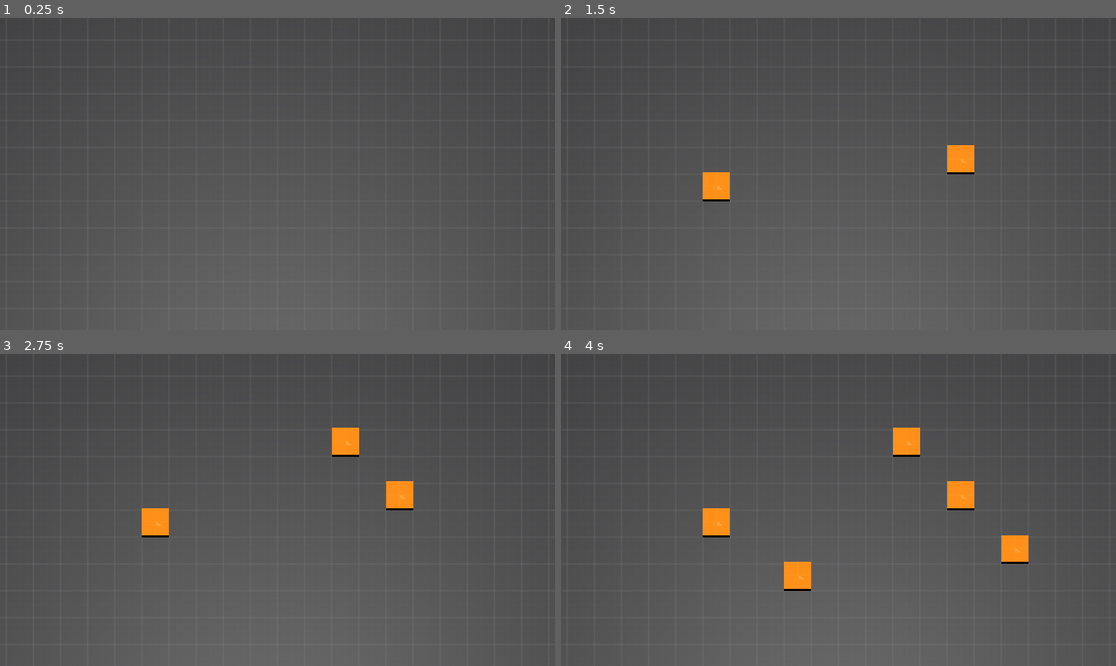
Above: before the commit, frames 1-4 (two rows, left to right).
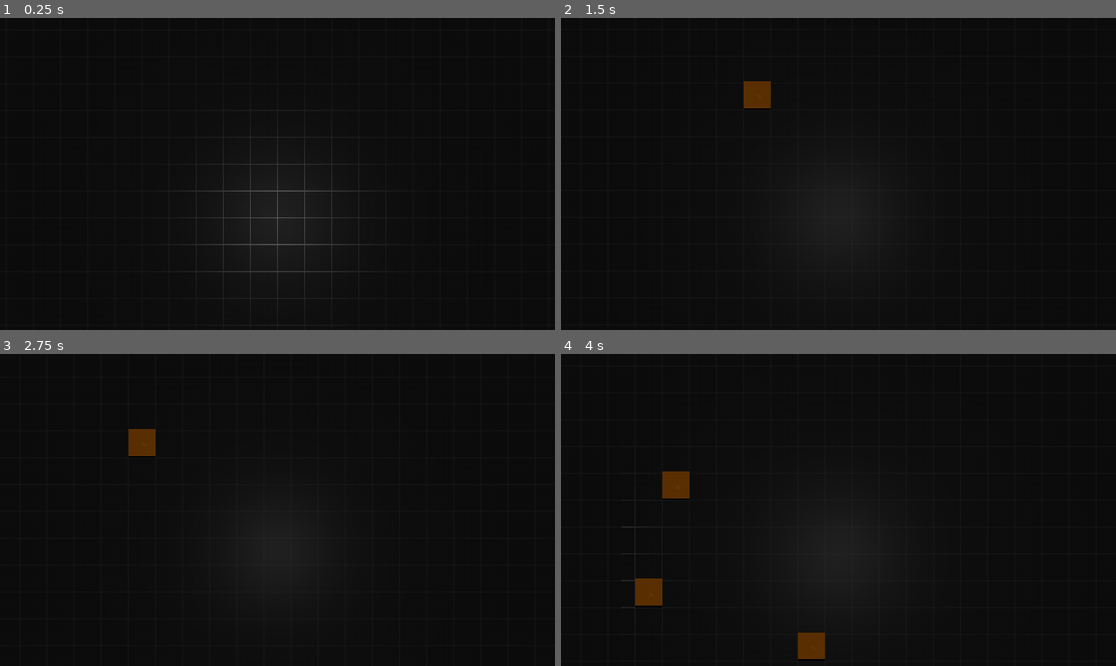
Above: after the commit, the same moments.

Repository: jorie100/Lander
Game: Godot game, scene res://scenes/DebugScene.tscn
Same seed, same stepped clock (60 frames per second), same inputs: the game is played once before the commit and once after it.
Inputs (mouse positions are in pixels of both pictures, inside the frame that each line leads up to):
- Up to frame 1 (0.25 s): no input
- Up to frame 2 (1.5 s): tap Enter at 0.5 s; move the mouse to (960, 158) at 0.52 s; press the mouse at (960, 158) at 0.53 s; hold D (right, bound only after the commit) 0.53-1.28 s; right-click (960, 158) at 0.8 s; move the mouse to (727, 189) at 1.27 s; release the mouse at (727, 189) at 1.28 s; hold S (down, bound only after the commit) from 1.28 s (still down); right-click (727, 189) at 1.35 s
- Up to frame 3 (2.75 s): click (166, 525) at 1.55 s; move the mouse to (333, 441) at 2.02 s; release S (down, bound only after the commit) at 2.03 s; press the mouse at (333, 441) at 2.03 s; hold D (right, bound only after the commit) from 2.03 s (still down); right-click (333, 441) at 2.3 s
- Up to frame 4 (4 s): move the mouse to (810, 572) at 2.77 s; release D (right, bound only after the commit) at 2.78 s; release the mouse at (810, 572) at 2.78 s; hold W (up, bound only after the commit) 2.78-3.53 s; right-click (810, 572) at 2.85 s; click (810, 572) at 3.05 s; move the mouse to (1005, 556) at 3.52 s; press the mouse at (1005, 556) at 3.53 s; hold A (left, bound only after the commit) from 3.53 s (still down); right-click (1005, 556) at 3.8 s

The runs differ from the first frame. In frame 1, 100% of the frame differs, in the area x 0-100%, y 0-100%; in frame 2, 100%; in frame 3, 100%; in frame 4, 100%.

Commit message:
Added grid shader

Diff:
--- /dev/null
+++ b/assets/materials/grid.tres
@@ -0,0 +1,11 @@
+[gd_resource type="ShaderMaterial" load_steps=2 format=3 uid="uid://crlcoyef7sp5q"]
+
+[ext_resource type="Shader" path="res://scripts/shaders/grid.gdshader" id="1_u8wvk"]
+
+[resource]
+render_priority = 0
+shader = ExtResource("1_u8wvk")
+shader_parameter/line_width = 0.04
+shader_parameter/grid_size = 1.0
+shader_parameter/line_color = Color(1, 1, 1, 1)
+shader_parameter/fill_color = Color(0, 0, 0, 1)
--- /dev/null
+++ b/assets/materials/prototype_materials/dark_floor.tres
@@ -0,0 +1,11 @@
+[gd_resource type="StandardMaterial3D" load_steps=2 format=3 uid="uid://bwvwtr6vftt3u"]
+
+[ext_resource type="Texture2D" uid="uid://bqoaf3dt20r78" path="res://assets/materials/prototype_materials/textures/dark/texture_01.png" id="1_84lxf"]
+
+[resource]
+albedo_texture = ExtResource("1_84lxf")
+metallic_specular = 0.21
+roughness = 0.36
+uv1_scale = Vector3(0.5, 0.5, 0.5)
+uv1_triplanar = true
+uv1_world_triplanar = true
--- /dev/null
+++ b/assets/materials/prototype_materials/light_floor.tres
@@ -0,0 +1,7 @@
+[gd_resource type="StandardMaterial3D" load_steps=2 format=3 uid="uid://df7lydpauw8nu"]
+
+[ext_resource type="Texture2D" uid="uid://vm1vfynm02k0" path="res://assets/materials/prototype_materials/textures/light/texture_13.png" id="1_ed7bm"]
+
+[resource]
+albedo_texture = ExtResource("1_ed7bm")
+uv1_triplanar = true
--- /dev/null
+++ b/assets/materials/prototype_materials/orange_walls.tres
@@ -0,0 +1,7 @@
+[gd_resource type="StandardMaterial3D" load_steps=2 format=3 uid="uid://b4w82jxh5bchq"]
+
+[ext_resource type="Texture2D" uid="uid://i016f7cusulo" path="res://assets/materials/prototype_materials/textures/orange/texture_01.png" id="1_iosu7"]
+
+[resource]
+albedo_texture = ExtResource("1_iosu7")
+uv1_triplanar = true
--- a/assets/prototype_materials/dark_floor.tres
+++ /dev/null
@@ -1,11 +0,0 @@
-[gd_resource type="StandardMaterial3D" load_steps=2 format=3 uid="uid://bwvwtr6vftt3u"]
-
-[ext_resource type="Texture2D" uid="uid://bqoaf3dt20r78" path="res://assets/3d/materials/prototype/textures/dark/texture_01.png" id="1_84lxf"]
-
-[resource]
-albedo_texture = ExtResource("1_84lxf")
-metallic_specular = 0.21
-roughness = 0.36
-uv1_scale = Vector3(0.5, 0.5, 0.5)
-uv1_triplanar = true
-uv1_world_triplanar = true
--- a/assets/prototype_materials/light_floor.tres
+++ /dev/null
@@ -1,7 +0,0 @@
-[gd_resource type="StandardMaterial3D" load_steps=2 format=3 uid="uid://df7lydpauw8nu"]
-
-[ext_resource type="Texture2D" uid="uid://vm1vfynm02k0" path="res://assets/3d/materials/prototype/textures/light/texture_13.png" id="1_ed7bm"]
-
-[resource]
-albedo_texture = ExtResource("1_ed7bm")
-uv1_triplanar = true
--- a/assets/prototype_materials/orange_walls.tres
+++ /dev/null
@@ -1,7 +0,0 @@
-[gd_resource type="StandardMaterial3D" load_steps=2 format=3 uid="uid://b4w82jxh5bchq"]
-
-[ext_resource type="Texture2D" uid="uid://i016f7cusulo" path="res://assets/3d/materials/prototype/textures/orange/texture_01.png" id="1_iosu7"]
-
-[resource]
-albedo_texture = ExtResource("1_iosu7")
-uv1_triplanar = true
--- a/project.godot
+++ b/project.godot
@@ -32,3 +32,35 @@
 "events": [Object(InputEventMouseButton,"resource_local_to_scene":false,"resource_name":"","device":-1,"window_id":0,"a …(258 unchanged characters)…
 ]
 }
+destroy={
+"deadzone": 0.5,
+"events": [Object(InputEventMouseButton,"resource_local_to_scene":false,"resource_name":"","device":-1,"window_id":0,"alt_pressed":false,"shift_pressed":false,"ctrl_pressed":false,"meta_pressed":false,"button_mask":2,"position":Vector2(249, 15),"global_position":Vector2(253, 56),"factor":1.0,"button_index":2,"canceled":false,"pressed":true,"double_click":false,"script":null)
+]
+}
+up={
+"deadzone": 0.5,
+"events": [Object(InputEventKey,"resource_local_to_scene":false,"resource_name":"","device":-1,"window_id":0,"alt_pressed":false,"shift_pressed":false,"ctrl_pressed":false,"meta_pressed":false,"pressed":false,"keycode":0,"physical_keycode":87,"key_label":0,"unicode":119,"echo":false,"script":null)
+]
+}
+down={
+"deadzone": 0.5,
+"events": [Object(InputEventKey,"resource_local_to_scene":false,"resource_name":"","device":-1,"window_id":0,"alt_pressed":false,"shift_pressed":false,"ctrl_pressed":false,"meta_pressed":false,"pressed":false,"keycode":0,"physical_keycode":83,"key_label":0,"unicode":115,"echo":false,"script":null)
+]
+}
+left={
+"deadzone": 0.5,
+"events": [Object(InputEventKey,"resource_local_to_scene":false,"resource_name":"","device":-1,"window_id":0,"alt_pressed":false,"shift_pressed":false,"ctrl_pressed":false,"meta_pressed":false,"pressed":false,"keycode":0,"physical_keycode":65,"key_label":0,"unicode":97,"echo":false,"script":null)
+]
+}
+right={
+"deadzone": 0.5,
+"events": [Object(InputEventKey,"resource_local_to_scene":false,"resource_name":"","device":-1,"window_id":0,"alt_pressed":false,"shift_pressed":false,"ctrl_pressed":false,"meta_pressed":false,"pressed":false,"keycode":0,"physical_keycode":68,"key_label":0,"unicode":100,"echo":false,"script":null)
+]
+}
+
+[layer_names]
+
+3d_physics/layer_1="floor"
+3d_physics/layer_2="world"
+3d_physics/layer_3="structures"
+3d_physics/layer_4="hitboxes"
--- a/scenes/DebugScene.tscn
+++ b/scenes/DebugScene.tscn
@@ -1,10 +1,11 @@
-[gd_scene load_steps=9 format=3 uid="uid://dsfwb1tquup73"]
+[gd_scene load_steps=12 format=3 uid="uid://dsfwb1tquup73"]
 
 [ext_resource type="PackedScene" uid="uid://cnijw8yrtcfhf" path="res://scenes/procedural/ProceduralPlane.tscn" id="1_16ih5"]
 [ext_resource type="PackedScene" uid="uid://dsfky4jfe0wdy" path="res://scenes/world/WorldGenerator.tscn" id="1_858cd"]
 [ext_resource type="Script" path="res://scripts/world/world_settings.gd" id="2_fuvli"]
-[ext_resource type="Material" uid="uid://bwvwtr6vftt3u" path="res://assets/prototype_materials/dark_floor.tres" id="2_rfy2p"]
+[ext_resource type="Material" uid="uid://bwvwtr6vftt3u" path="res://assets/materials/prototype_materials/dark_floor.tres" id="2_rfy2p"]
 [ext_resource type="PackedScene" uid="uid://xq7h4o4vqbxv" path="res://scenes/player/MainCamera.tscn" id="4_gwgv0"]
+[ext_resource type="Shader" path="res://scripts/shaders/grid.gdshader" id="6_umnnq"]
 
 [sub_resource type="Resource" id="Resource_eckp6"]
 script = ExtResource("2_fuvli")
@@ -13,9 +14,9 @@
 floor_height = 0
 spawn_size = 18
 
-[sub_resource type="ArrayMesh" id="ArrayMesh_4e04l"]
+[sub_resource type="ArrayMesh" id="ArrayMesh_dqtvd"]
 _surfaces = [{
-"aabb": AABB(-113, 0, -18, 226, 1e-05, 36),
+"aabb": AABB(-8, 0, -8, 16, 1e-05, 16),
 "format": 34359742471,
 "index_count": 6,
 "index_data": PackedByteArray(0, 0, 1, 0, 2, 0, 0, 0, 2, 0, 3, 0),
@@ -23,11 +24,26 @@
 "primitive": 3,
 "uv_scale": Vector4(0, 0, 0, 0),
 "vertex_count": 4,
-"vertex_data": PackedByteArray(0, 0, 226, 194, 0, 0, 0, 0, 0, 0, 144, 193, 0, 0, 226, 66, 0, 0, 0, 0, 0, 0, 144, 193, 0, 0, 226, 66, 0, 0, 0, 0, 0, 0, 144, 65, 0, 0, 226, 194, 0, 0, 0, 0, 0, 0, 144, 65, 255, 127, 255, 255, 0, 0, 0, 128,  …(101 unchanged characters)…
+"vertex_data": PackedByteArray(0, 0, 0, 193, 0, 0, 0, 0, 0, 0, 0, 193, 0, 0, 0, 65, 0, 0, 0, 0, 0, 0, 0, 193, 0, 0, 0, 65, 0, 0, 0, 0, 0, 0, 0, 65, 0, 0, 0, 193, 0, 0, 0, 0, 0, 0, 0, 65, 255, 127, 255, 255, 0, 0, 0, 128,  …(101 unchanged characters)…
 }]
 
-[sub_resource type="ConcavePolygonShape3D" id="ConcavePolygonShape3D_x5yf0"]
-data = PackedVector3Array(-113, 0, -18, 113, 0, -18, 113, 0, 18, -113, 0, -18, 113, 0, 18, -113, 0, 18)
+[sub_resource type="ConcavePolygonShape3D" id="ConcavePolygonShape3D_v2t5b"]
+data = PackedVector3Array(-8, 0, -8, 8, 0, -8, 8, 0, 8, -8, 0, -8, 8, 0, 8, -8, 0, 8)
+
+[sub_resource type="QuadMesh" id="QuadMesh_i8s0v"]
+size = Vector2(16, 16)
+
+[sub_resource type="ShaderMaterial" id="ShaderMaterial_tpyok"]
+render_priority = 0
+shader = ExtResource("6_umnnq")
+shader_parameter/line_width = 0.04
+shader_parameter/grid_size = 1.0
+shader_parameter/line_color = Color(1, 1, 1, 1)
+shader_parameter/fill_color = Color(0, 0, 0, 0)
+shader_parameter/falloff_radius = -10.8
+shader_parameter/falloff_gradient = 16.62
+shader_parameter/center = Vector3(0, 0, 0)
+shader_parameter/emission_intensity = 15.065
 
 [node name="DebugScene" type="Node"]
 
@@ -35,22 +51,29 @@
 world_settings = SubResource("Resource_eckp6")
 
 [node name="PlaneMesh" parent="." instance=ExtResource("1_16ih5")]
-mesh = SubResource("ArrayMesh_4e04l")
+mesh = SubResource("ArrayMesh_dqtvd")
 material = ExtResource("2_rfy2p")
-width = 226
-height = 36
 
-[node name="PlaneMesh_col" type="StaticBody3D" parent="PlaneMesh"]
+[node name="PlaneMesh_col2" type="StaticBody3D" parent="PlaneMesh"]
+collision_mask = 0
 
-[node name="CollisionShape3D" type="CollisionShape3D" parent="PlaneMesh/PlaneMesh_col"]
-shape = SubResource("ConcavePolygonShape3D_x5yf0")
+[node name="CollisionShape3D" type="CollisionShape3D" parent="PlaneMesh/PlaneMesh_col2"]
+shape = SubResource("ConcavePolygonShape3D_v2t5b")
 
 [node name="MainCamera" parent="." instance=ExtResource("4_gwgv0")]
-transform = Transform3D(1, 0, 0, 0, 0.14629, 0.989242, 0, -0.989242, 0.14629, 0, 60.9335, 3)
-size = 11.5
+transform = Transform3D(1, 0, 0, 0, 0.14629, 0.989242, 0, -0.989242, 0.14629, 0, 11.064, 0)
+current = true
+
+[node name="Grid" type="MeshInstance3D" parent="MainCamera"]
+transform = Transform3D(1, 0, 0, 0, 0.989241, 0.14629, 0, -0.14629, 0.989241, 0, -1.61569, -10.9256)
+mesh = SubResource("QuadMesh_i8s0v")
+skeleton = NodePath("../..")
+surface_material_override/0 = SubResource("ShaderMaterial_tpyok")
 
 [node name="DirectionalLight3D" type="DirectionalLight3D" parent="."]
 transform = Transform3D(-4.37114e-08, 1, 4.23516e-22, -1.31134e-07, -5.73206e-15, 1, 1, 4.37114e-08, 1.31134e-07, 0, -1.81285, 0)
+light_energy = 0.1
 
 [connection signal="world_generated" from="WorldGenerator" to="PlaneMesh" method="_on_world_generator_world_generated"]
 [connection signal="builded" from="MainCamera" to="WorldGenerator" method="_on_main_camera_builded"]
+[connection signal="destroyed" from="MainCamera" to="WorldGenerator" method="_on_main_camera_destroyed"]
--- a/scenes/player/MainCamera.tscn
+++ b/scenes/player/MainCamera.tscn
@@ -3,6 +3,8 @@
 [ext_resource type="Script" path="res://scripts/player/main_camera.gd" id="1_trxw6"]
 
 [node name="Camera3D" type="Camera3D"]
-transform = Transform3D(1, 0, 0, 0, 0.707107, 0.707107, 0, -0.707107, 0.707107, 0, 5, 3)
+transform = Transform3D(1, 0, 0, 0, 0.146083, 0.989272, 0, -0.989272, 0.146083, 0, 0, 0)
+cull_mask = 1
 projection = 1
+size = 11.5
 script = ExtResource("1_trxw6")
--- a/scenes/world/world_resource/Cube.tscn
+++ b/scenes/world/world_resource/Cube.tscn
@@ -1,12 +1,20 @@
-[gd_scene load_steps=3 format=3 uid="uid://c761ab1ci644"]
+[gd_scene load_steps=4 format=3 uid="uid://c761ab1ci644"]
 
-[ext_resource type="Material" uid="uid://b4w82jxh5bchq" path="res://assets/prototype_materials/orange_walls.tres" id="1_73awa"]
+[ext_resource type="Material" uid="uid://b4w82jxh5bchq" path="res://assets/materials/prototype_materials/orange_walls.tres" id="1_f2mno"]
 
 [sub_resource type="BoxMesh" id="BoxMesh_n0fsv"]
-material = ExtResource("1_73awa")
+material = ExtResource("1_f2mno")
 
-[node name="Cube" type="Node3D"]
+[sub_resource type="BoxShape3D" id="BoxShape3D_s6cgy"]
+
+[node name="Cube" type="StaticBody3D"]
+collision_layer = 4
+collision_mask = 0
 
 [node name="MeshInstance3D" type="MeshInstance3D" parent="."]
 transform = Transform3D(1, 0, 0, 0, 1, 0, 0, 0, 1, 0.5, 0, 0.5)
 mesh = SubResource("BoxMesh_n0fsv")
+
+[node name="CollisionShape3D" type="CollisionShape3D" parent="."]
+transform = Transform3D(1, 0, 0, 0, 1, 0, 0, 0, 1, 0.5, 0, 0.5)
+shape = SubResource("BoxShape3D_s6cgy")
--- a/scripts/player/main_camera.gd
+++ b/scripts/player/main_camera.gd
@@ -1,19 +1,52 @@
 extends Camera3D
 
 signal builded(build_position: Vector3)
+signal destroyed(destroy_position: Vector3)
+
+# Speed of the camera movement
+var speed = 10.0
 
 func _input(event) -> void:
-	var raycast_result = raycast_from_camera(-1)
-	var mouse_3d_position = raycast_result.get("position")
 
-	if Input.is_action_pressed("build") and mouse_3d_position:
-		var mouse_position_fixed = mouse_3d_position
-		if mouse_position_fixed.x < 0:
-			mouse_position_fixed.x += -1
-		if mouse_position_fixed.z < 0:
-			mouse_position_fixed.z += -1
-		builded.emit(mouse_position_fixed)
+	if Input.is_action_just_pressed("build"):
+		var raycast_result = raycast_from_camera(-1)
+		if raycast_result.get("collider").collision_layer == 1:
+			var mouse_3d_position = raycast_result.get("position")
+			if mouse_3d_position.x < 0:
+				mouse_3d_position.x += -1
+			if mouse_3d_position.z < 0:
+				mouse_3d_position.z += -1
+			builded.emit(mouse_3d_position)
 
+	if Input.is_action_just_pressed("destroy"):
+		var raycast_result = raycast_from_camera(-1)
+		if raycast_result.get("collider").collision_layer == 4:
+			raycast_result.get("collider").queue_free()
+			var mouse_3d_position = raycast_result.get("position")
+			if mouse_3d_position.x < 0:
+				mouse_3d_position.x += -1
+			if mouse_3d_position.z < 0:
+				mouse_3d_position.z += -1
+			destroyed.emit(mouse_3d_position)
+
+func _process(delta):
+	var velocity = Vector3()
+
+	if Input.is_action_pressed('up'):
+		velocity += Vector3(0, 1, 0)
+	if Input.is_action_pressed('down'):
+		velocity += Vector3(0, -1, 0)
+	if Input.is_action_pressed('left'):
+		velocity += Vector3(-1, 0, 0)
+	if Input.is_action_pressed('right'):
+		velocity += Vector3(1, 0, 0)
+
+	# Normalize the velocity to ensure consistent speed in all directions
+	if velocity.length() > 0:
+		velocity = velocity.normalized() * speed
+
+	# Apply the velocity
+	self.translate(velocity * delta)
 
 # Raycast desde la camara distancia 100. Acepta capa collision mask
 # Si capa collider_mask = -1, activa todas las capas
--- a/scripts/procedural/procedural_plane.gd
+++ b/scripts/procedural/procedural_plane.gd
@@ -53,7 +53,7 @@
 	a_mesh.surface_set_material(0, material)  # Material para la segunda cara
 	self.mesh = a_mesh
 
-	# Crear collision y asignar la propiedad "floor"
+	# Crear collision
 	self.create_trimesh_collision()
 
 func _process(_delta):
@@ -64,6 +64,15 @@
 		gen_mesh()
 		update = false
 
+	# Cambiar las capas de colisiones a la asignada para "floor"
+	if self.get_child_count() > 0:
+		if "collision_layer" in self.get_child(0):
+			if self.get_child(0).collision_layer != 1:
+				self.get_child(0).collision_layer = 1
+		if "collision_mask" in self.get_child(0):
+			if self.get_child(0).collision_mask != 0:
+				self.get_child(0).collision_mask = 0
+
 # Funcion para cambiar el tamaño del piso, borrar colisiones previas y generar mesh y colisiones de nuevo
 func update_size(updated_width, updated_height):
 	width = updated_width
@@ -72,6 +81,5 @@
 		child.queue_free()
 	update = true
 
-
 func _on_world_generator_world_generated(world):
 	update_size(world.width,world.height)
--- /dev/null
+++ b/scripts/shaders/grid.gdshader
@@ -0,0 +1,30 @@
+shader_type spatial;
+
+uniform float line_width : hint_range(0.0, 1.0) = 0.04;
+uniform float grid_size : hint_range(0.0, 10.0) = 1.0;
+uniform vec4 line_color : source_color = vec4(1.0, 1.0, 1.0, 1.0);
+uniform vec4 fill_color : source_color = vec4(0.0, 0.0, 0.0, 1.0);
+uniform float falloff_radius = 5.0;
+uniform float falloff_gradient = 1.0;
+uniform vec3 center;
+uniform float emission_intensity = 0.0;
+
+void fragment() {
+    // Calculate world position
+    vec3 world_pos = (INV_VIEW_MATRIX * vec4(VERTEX, 1.0)).xyz;
+
+    // Apply grid effect
+    vec2 grid_pos = mod(world_pos.xz + grid_size * 0.5, grid_size) / grid_size - 0.5;
+    grid_pos = abs(grid_pos) * 2.0;
+    float line = min(step(line_width, grid_pos.x), step(line_width, grid_pos.y));
+
+    // Calculate falloff
+    float distance = length(world_pos.xz + center.xz);
+    float falloff = smoothstep(falloff_radius, falloff_radius + falloff_gradient, distance);
+
+    // Combine with grid effect
+    vec3 color = mix(line_color.rgb, fill_color.rgb, line);
+    ALBEDO = color;
+    ALPHA = mix(line_color.a, fill_color.a, line) * (1.0 - falloff);
+    EMISSION = color * emission_intensity;
+}
--- a/scripts/world/world_generator.gd
+++ b/scripts/world/world_generator.gd
@@ -37,6 +37,9 @@
 
 	world_generated.emit(world_settings)
 
+func is_world_point_solid(x: int, y: int) -> bool:
+	return world_settings.astar_grid.is_point_solid(Vector2i(x, y))
+
 func set_world_point(x: int, y: int, solid: bool) -> void:
 	world_settings.astar_grid.set_point_solid(Vector2i(x,y),solid)
 	world_settings.world_changed.emit(world_settings)
@@ -47,5 +50,12 @@
 	cube.global_position = Vector3(x,world_settings.floor_height,y)
 
 func _on_main_camera_builded(build_position):
-	set_world_point(build_position.x, build_position.z, true)
-	build_world_point(build_position.x, build_position.z)
+	if not is_world_point_solid(build_position.x, build_position.z):
+		set_world_point(build_position.x, build_position.z, true)
+		build_world_point(build_position.x, build_position.z)
+		print("builded!")
+
+func _on_main_camera_destroyed(destroy_position):
+	if is_world_point_solid(destroy_position.x, destroy_position.z):
+		set_world_point(destroy_position.x, destroy_position.z, false)
+		print("destroyed!")
Renamed: assets/prototype_materials/textures/dark/texture_01.png -> assets/materials/prototype_materials/textures/dark/texture_01.png
Not shown, added: assets/materials/prototype_materials/textures/dark/texture_01.png.import
Renamed: assets/prototype_materials/textures/dark/texture_02.png -> assets/materials/prototype_materials/textures/dark/texture_02.png
Not shown, added: assets/materials/prototype_materials/textures/dark/texture_02.png.import
Renamed: assets/prototype_materials/textures/dark/texture_03.png -> assets/materials/prototype_materials/textures/dark/texture_03.png
Not shown, added: assets/materials/prototype_materials/textures/dark/texture_03.png.import
Renamed: assets/prototype_materials/textures/dark/texture_04.png -> assets/materials/prototype_materials/textures/dark/texture_04.png
Not shown, added: assets/materials/prototype_materials/textures/dark/texture_04.png.import
Renamed: assets/prototype_materials/textures/dark/texture_05.png -> assets/materials/prototype_materials/textures/dark/texture_05.png
Not shown, added: assets/materials/prototype_materials/textures/dark/texture_05.png.import
Renamed: assets/prototype_materials/textures/dark/texture_06.png -> assets/materials/prototype_materials/textures/dark/texture_06.png
Not shown, added: assets/materials/prototype_materials/textures/dark/texture_06.png.import
(and 107 more such lines)
